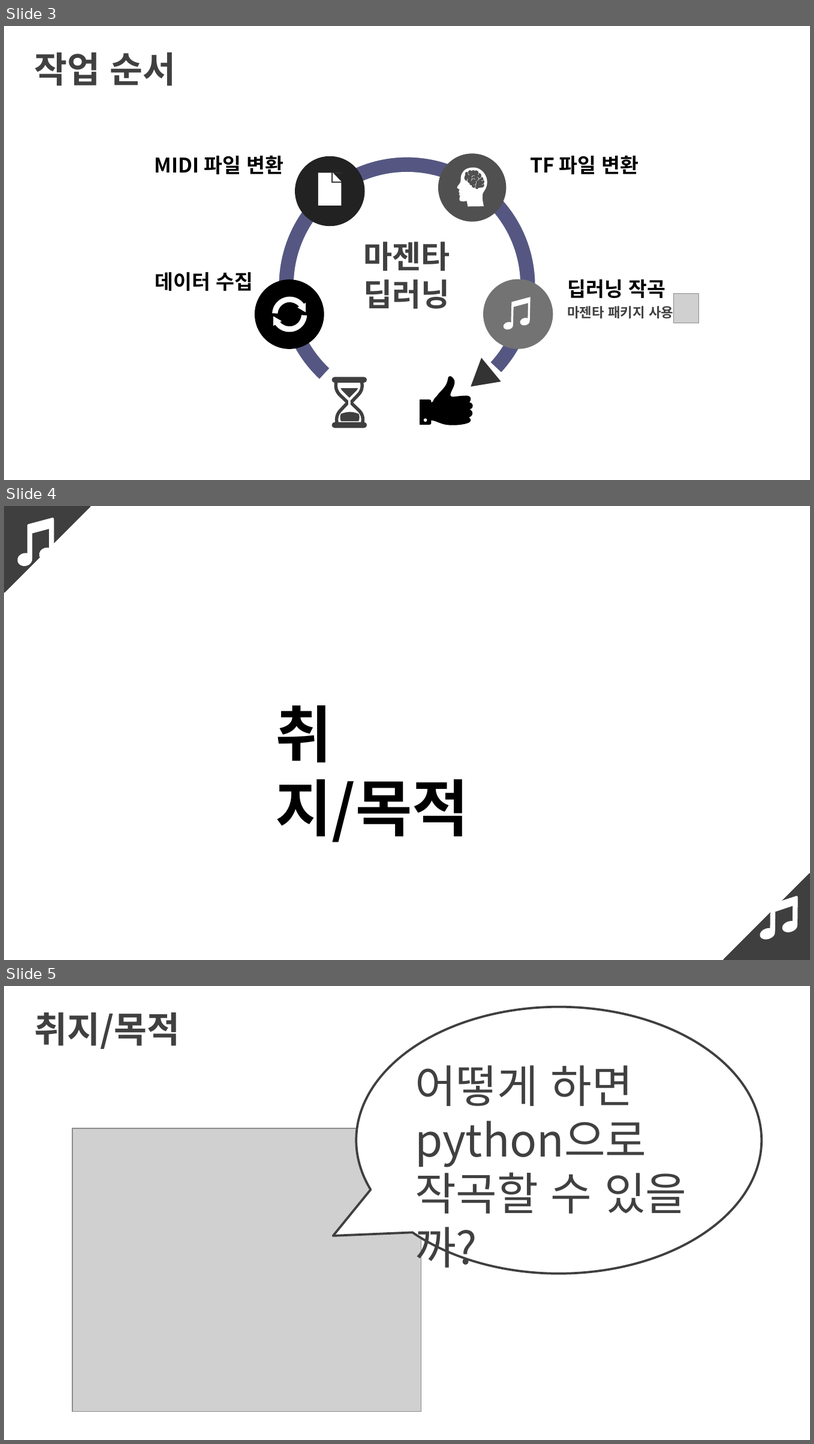
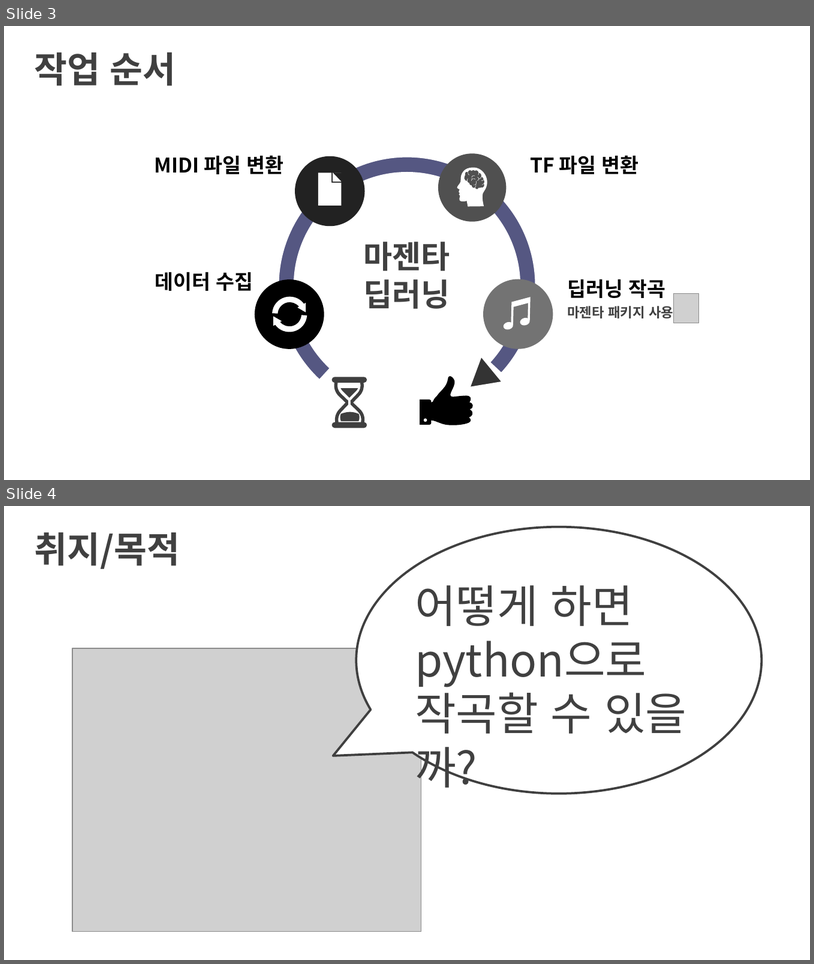
Before and after one commit to audwnd951/it_project2, a slide deck: MJ/최종 딥러닝 작곡.pptx. Shown one above the other, each under a label of ours: slides 3, 4 and 5 before the commit, slides 3 and 4 after it. The pictures are 814x1444 and 814x964 pixels, drawn with LibreOffice and Linux fonts; fonts in the diff are those of the drawing; grey boxes stand for pictures. Boxes give left, top, right and bottom in pixels: in the first picture for what was removed or moved away, otherwise in the second. Text is boxed around its words. In the diff, an @@ line names an element or a change of style, - is before the commit and + after.

```diff
--- a/MJ/최종 딥러닝 작곡.pptx
+++ b/MJ/최종 딥러닝 작곡.pptx
@@ slide 4 removed at <box>4,506,810,960</box>, background #FFFFFF @@
@@ right triangle removed at <box>4,506,89,591</box> @@
@@ freeform shape removed at <box>11,519,62,567</box> @@
@@ text removed at <box>275,705,469,842</box> @@
-취지/목적
@@ right triangle removed at <box>725,874,810,959</box> @@
@@ freeform shape removed at <box>753,896,807,940</box> @@
@@ what was slide 5 is now slide 4 @@
```
Also in this commit, not shown: 10 slides changed, 1 other slide removed.
